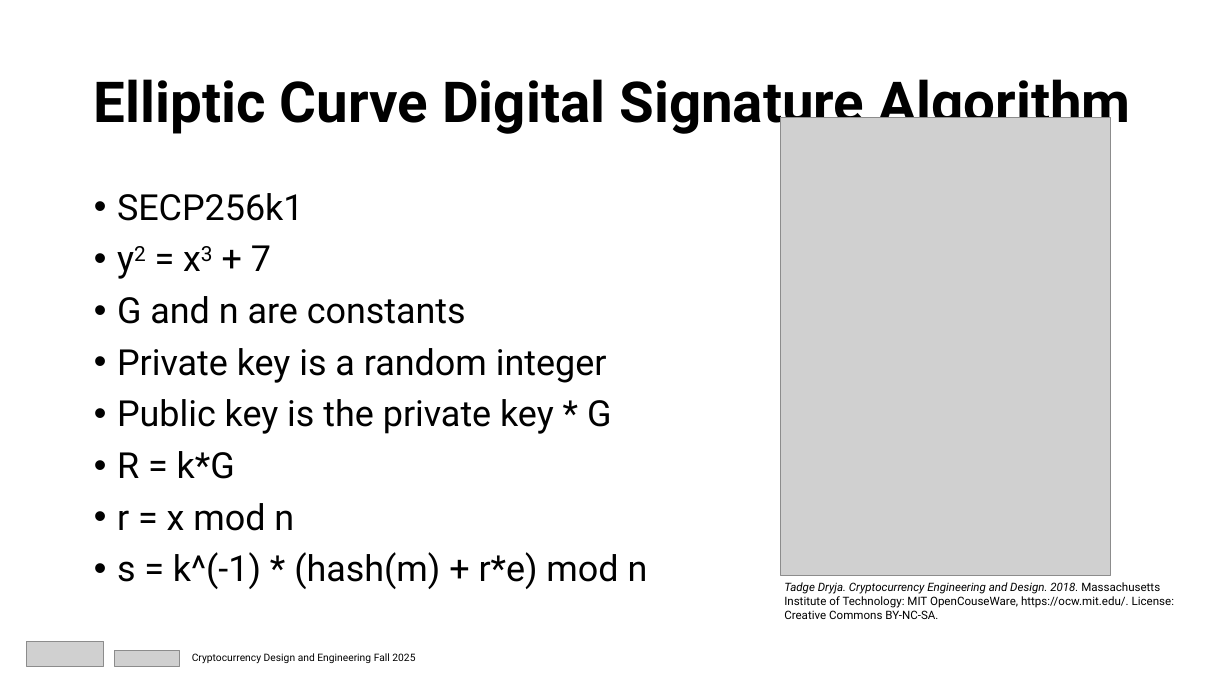
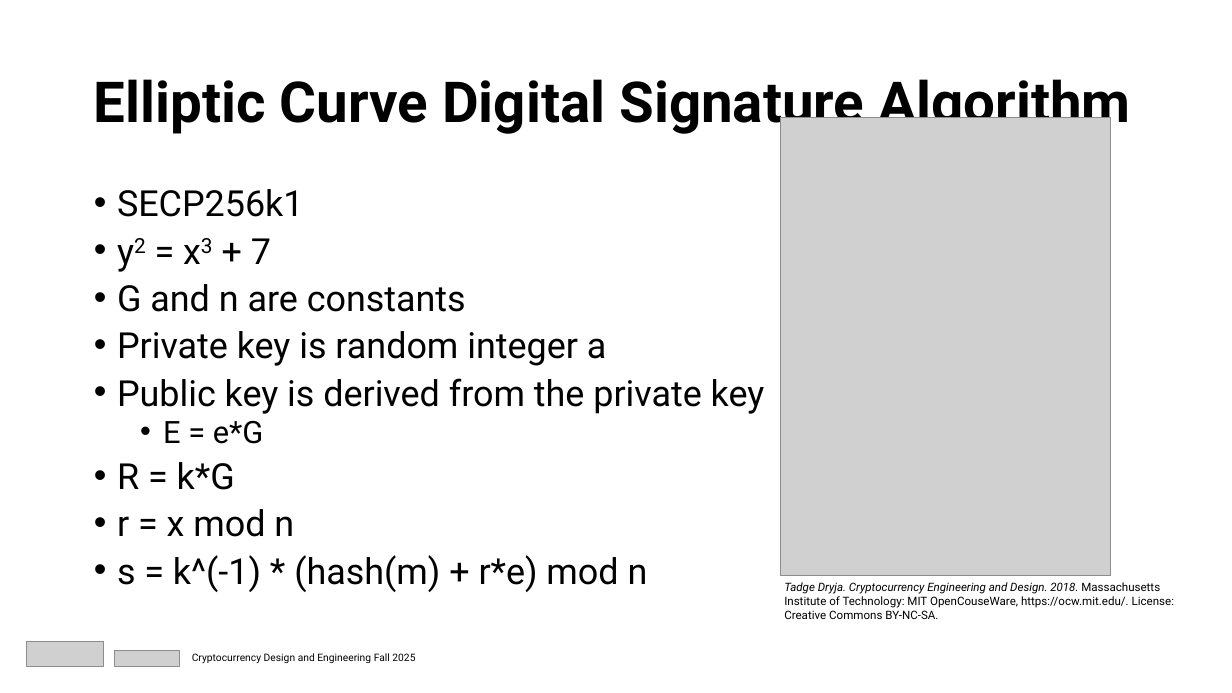
Before and after one commit to mit-dci-cde-2025/mit-dci-cde-2025-classroom-students-assignment-2-cde2025.2-digital-signatures-makerere, a slide deck: slide 8 of assignment_3_background.pptx (slide 7 before the commit). Drawn at 1232x693 pixels with LibreOffice and Linux fonts; fonts in the diff are those of the drawing; grey boxes stand for pictures. Boxes give left, top, right and bottom in pixels: in the first picture for what was removed or moved away, otherwise in the second. Text is boxed around its words. In the diff, an @@ line names an element or a change of style, - is before the commit and + after.

Commit message:
Updated slides

```diff
--- a/assignment_3_background.pptx
+++ b/assignment_3_background.pptx
@@ text at bbox=[117, 189, 648, 592]: line spacing 0.9 to 0.8 @@
@@ text at bbox=[117, 331, 765, 444]: text changed @@
-• Private key is a random integer
-• Public key is the private key * G
+• Private key is random integer a
+• Public key is derived from the private key
+  • E = e*G
```
Also in this commit, not shown: 1 other slide changed, 1 slide added, 1 other file.
